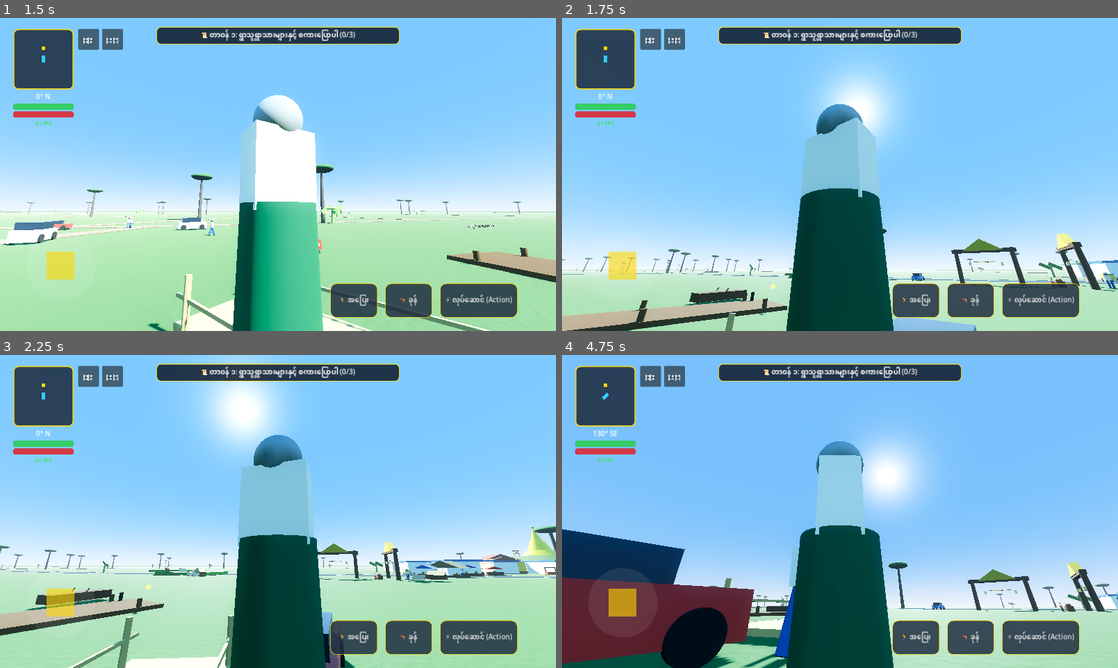
Above: before the commit, frames 1-4 (two rows, left to right).
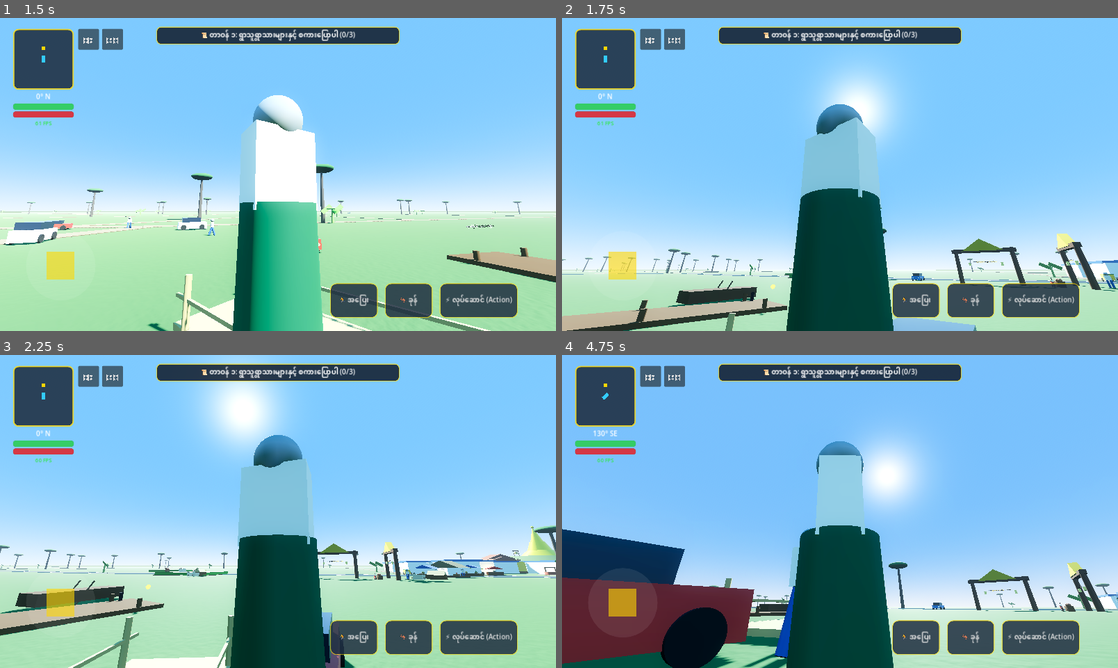
Above: after the commit, the same moments.

Repository: sudohlaingwin/gta-open-world
Game: Godot game, scene res://scenes/main_menu.tscn
The game is run twice, just before and just after one commit, with the same random seed, the same clock (stepped at 60 frames per second) and the same inputs.
Inputs (mouse positions are in pixels of both pictures, inside the frame that each line leads up to):
- Up to frame 1 (1.5 s): click "🎮 အသစ်စတင်မည် (New Game)" at 0.5 s; drag from (66, 274) to (333, 105) at 1.27 s
- Up to frame 2 (1.75 s): no input
- Up to frame 3 (2.25 s): drag from (166, 527) to (250, 574) at 2.02 s
- Up to frame 4 (4.75 s): move the mouse to (895, 442) at 2.77 s; hold Right (ui_right) 2.78-3.5 s; hold Ctrl 2.78-3.5 s; drag from (812, 574) to (673, 464) at 3.52 s; move the mouse to (1006, 558) at 4.27 s; hold Left (ui_left) from 4.28 s (still down); hold Ctrl from 4.28 s (still down); tap Space at 4.52 s

Frame 1 is identical in both runs. In frame 2, 0.3% of the frame differs, in the area x 19-36%, y 83-93%; in frame 3, 0.5%, in the area x 0-23%, y 72-83%; in frame 4, less than 0.1%.

Commit message:
Slice 132: Scale Ayeyarwady traditional rowboat to 5.8m realistic rivercraft proportions

Diff:
--- a/scenes/ayeyarwady_rowboat.tscn
+++ b/scenes/ayeyarwady_rowboat.tscn
@@ -3,28 +3,28 @@
 [ext_resource type="Script" path="res://scripts/rowboat_controller.gd" id="1_boat"]
 
 [sub_resource type="BoxShape3D" id="BoxShape3D_boat"]
-size = Vector3(1.6, 1.0, 4.2)
+size = Vector3(2.2, 1.2, 5.8)
 
 [sub_resource type="BoxMesh" id="BoxMesh_hull"]
-size = Vector3(1.4, 0.6, 4.0)
+size = Vector3(2.0, 0.8, 5.6)
 
 [sub_resource type="StandardMaterial3D" id="StandardMaterial3D_teak"]
 albedo_color = Color(0.35, 0.22, 0.12, 1)
 roughness = 0.85
 
 [sub_resource type="BoxMesh" id="BoxMesh_bench"]
-size = Vector3(1.3, 0.12, 0.45)
+size = Vector3(1.8, 0.15, 0.6)
 
 [sub_resource type="CylinderMesh" id="CylinderMesh_oar"]
-top_radius = 0.04
-bottom_radius = 0.04
-height = 2.2
+top_radius = 0.05
+bottom_radius = 0.05
+height = 3.2
 
 [sub_resource type="BoxMesh" id="BoxMesh_blade"]
-size = Vector3(0.2, 0.5, 0.05)
+size = Vector3(0.28, 0.7, 0.06)
 
 [sub_resource type="BoxShape3D" id="BoxShape3D_interact"]
-size = Vector3(3.0, 2.0, 5.0)
+size = Vector3(4.0, 2.5, 6.5)
 
 [node name="AyeyarwadyRowboat" type="CharacterBody3D"]
 script = ExtResource("1_boat")
Not shown, changed: COLLAB.md
